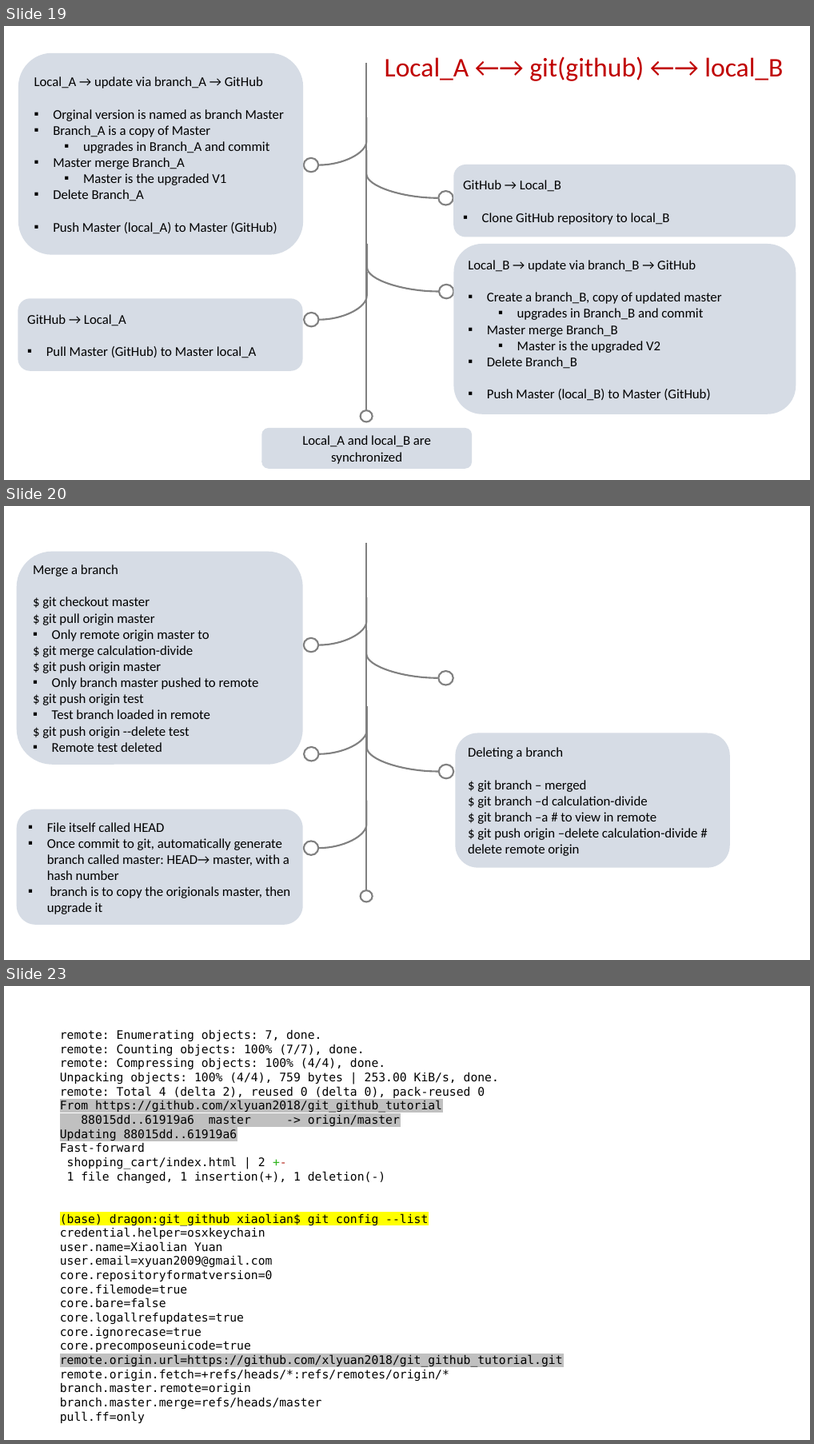
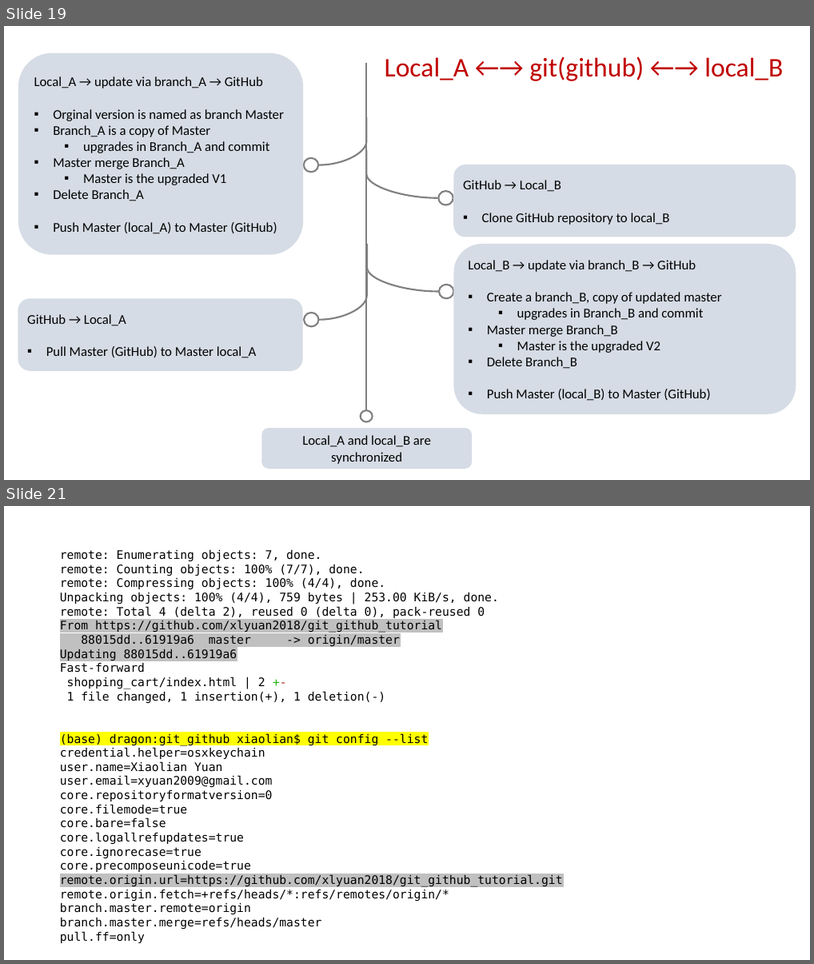
Before and after one commit to xlyuan2018/git_github_tutorial, a slide deck: Git_GitHub.pptx. Shown one above the other, each under a label of ours: slides 19, 20 and 23 before the commit, slides 19 and 21 after it; the slides between them are not shown. The pictures are 814x1444 and 814x964 pixels, drawn with LibreOffice and Linux fonts; fonts in the diff are those of the drawing. Boxes give left, top, right and bottom in pixels: in the first picture for what was removed or moved away, otherwise in the second. Text is boxed around its words. In the diff, an @@ line names an element or a change of style, - is before the commit and + after.

```diff
--- a/Git_GitHub.pptx
+++ b/Git_GitHub.pptx
@@ slide 20 removed at [4,506,810,960], background #FFFFFF @@
@@ rounded rectangle removed at [17,552,303,764] @@
-Merge a branch
-$ git checkout master
-$ git pull origin master
-▪ Only remote origin master to
-$ git merge calculation-divide
-$ git push origin master
-▪ Only branch master pushed to remote
-$ git push origin test
-▪ Test branch loaded in remote
-$ git push origin --delete test
-▪ Remote test deleted
@@ line removed from (366, 543) to (366, 891) @@
@@ curved line removed from (367, 597) to (319, 645) @@
@@ ellipse removed at [304,638,318,652] @@
@@ curved line removed from (367, 630) to (438, 678) @@
@@ ellipse removed at [439,671,454,685] @@
@@ curved line removed from (367, 706) to (319, 754) @@
@@ curved line removed from (367, 724) to (438, 772) @@
@@ rounded rectangle removed at [456,733,730,867] @@
-Deleting a branch
-$ git branch – merged
-$ git branch –d calculation-divide
-$ git branch –a # to view in remote
-$ git push origin –delete calculation-divide # delete remote origin
@@ ellipse removed at [304,747,318,760] @@
@@ ellipse removed at [439,764,454,778] @@
@@ rounded rectangle removed at [17,809,303,924] @@
-▪ File itself called HEAD
-▪ Once commit to git, automatically generate branch called master: HEAD→ master, with a hash number
-▪ branch is to copy the origionals master, then upgrade it
@@ curved line removed from (367, 800) to (319, 848) @@
@@ ellipse removed at [304,840,318,855] @@
@@ ellipse removed at [360,890,373,902] @@
@@ what was slide 23 is now slide 21 @@
```
Also in this commit, not shown: 4 slides changed, 1 other slide removed, 3 other files.
